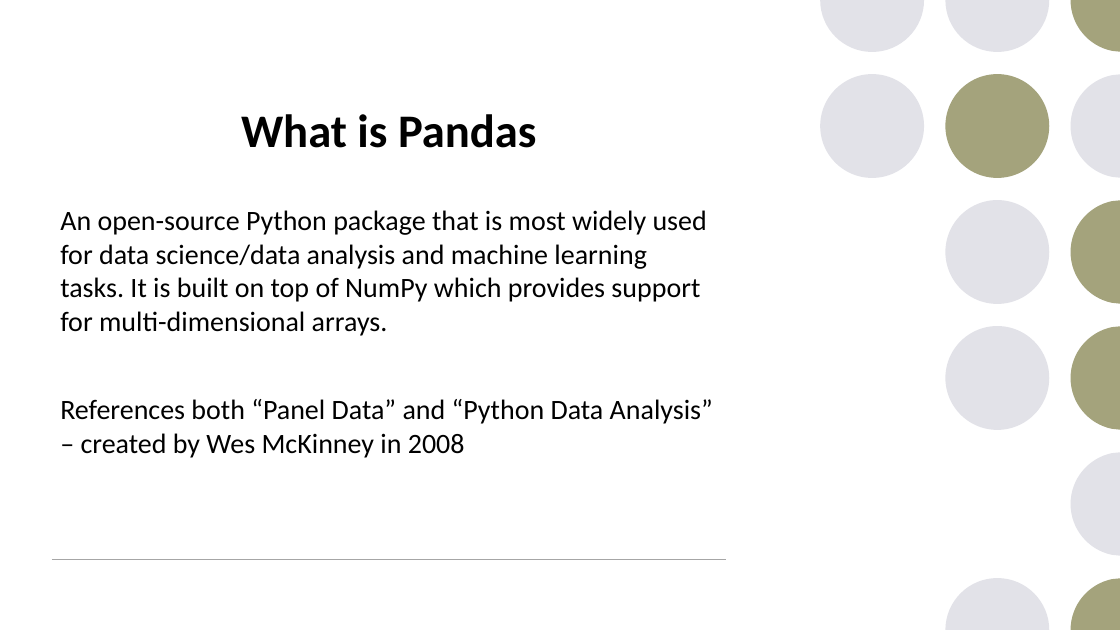
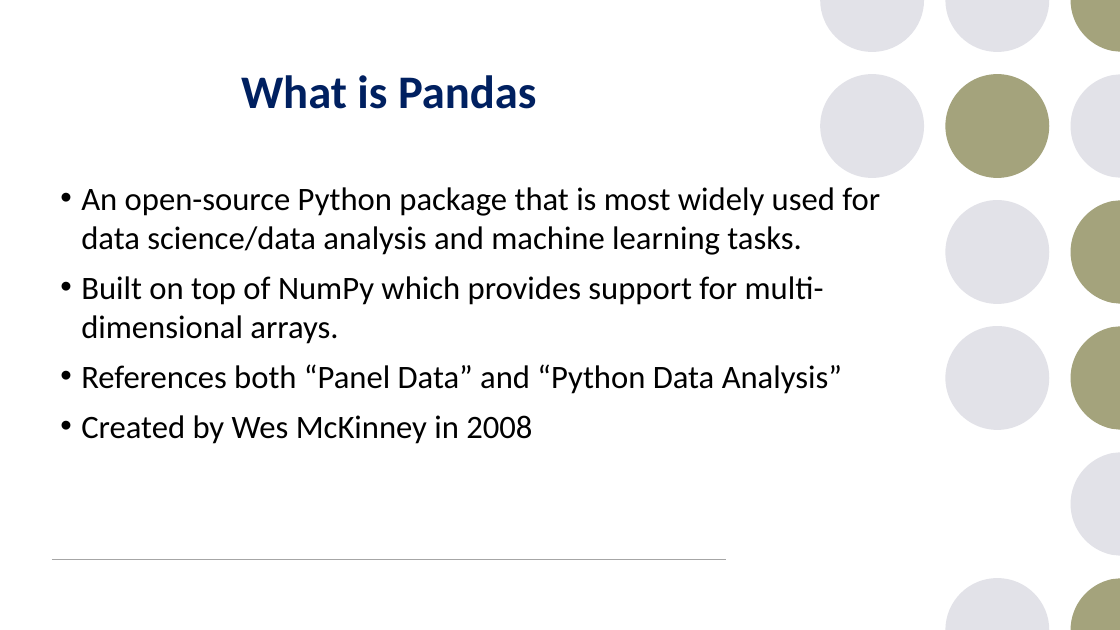
Before and after one commit to JohanBester/PythonResources, a slide deck: slide 2 of DAP_PowerPoints/week6-pandas.pptx (slide 3 before the commit). Drawn at 1120x630 pixels with LibreOffice and Linux fonts; fonts in the diff are those of the drawing. Boxes give left, top, right and bottom in pixels: in the first picture for what was removed or moved away, otherwise in the second. Text is boxed around its words. In the diff, an @@ line names an element or a change of style, - is before the commit and + after.

```diff
--- a/DAP_PowerPoints/week6-pandas.pptx
+++ b/DAP_PowerPoints/week6-pandas.pptx
@@ title "What is Pandas": place and size @@
-title "What is Pandas" at [241, 114, 536, 148]
+title "What is Pandas" at [241, 75, 536, 109]
@@ title "What is Pandas" at [241, 75, 536, 109]: text colour #000000 to #002060 @@
@@ text at [81, 187, 880, 444]: text changed; size 24 to 28 pt @@
-An open-source Python package that is most widely used for data science/data analysis and machine learning tasks. It is built on top of NumPy which provides support for multi-dimensional arrays.
-References both “Panel Data” and “Python Data Analysis” – created by Wes McKinney in 2008
+• An open-source Python package that is most widely used for data science/data analysis and machine learning tasks.
+• Built on top of NumPy which provides support for multi-dimensional arrays.
+• References both “Panel Data” and “Python Data Analysis”
+• Created by Wes McKinney in 2008
```
Also in this commit, not shown: 63 other slides changed, 2 slides removed, 17 other files.
